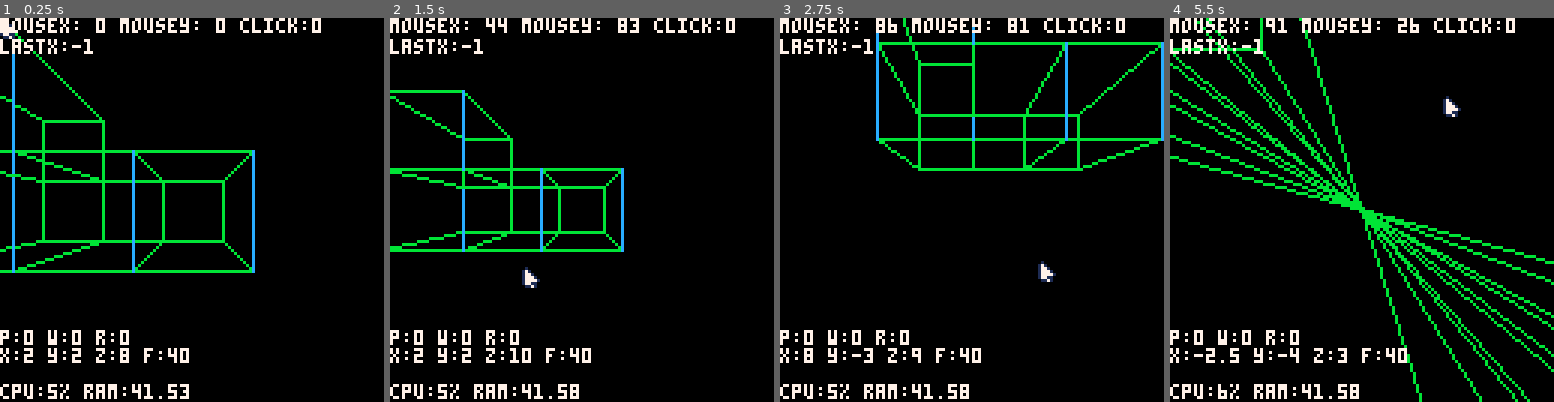
Above: before the commit, frames 1-4 (left to right).
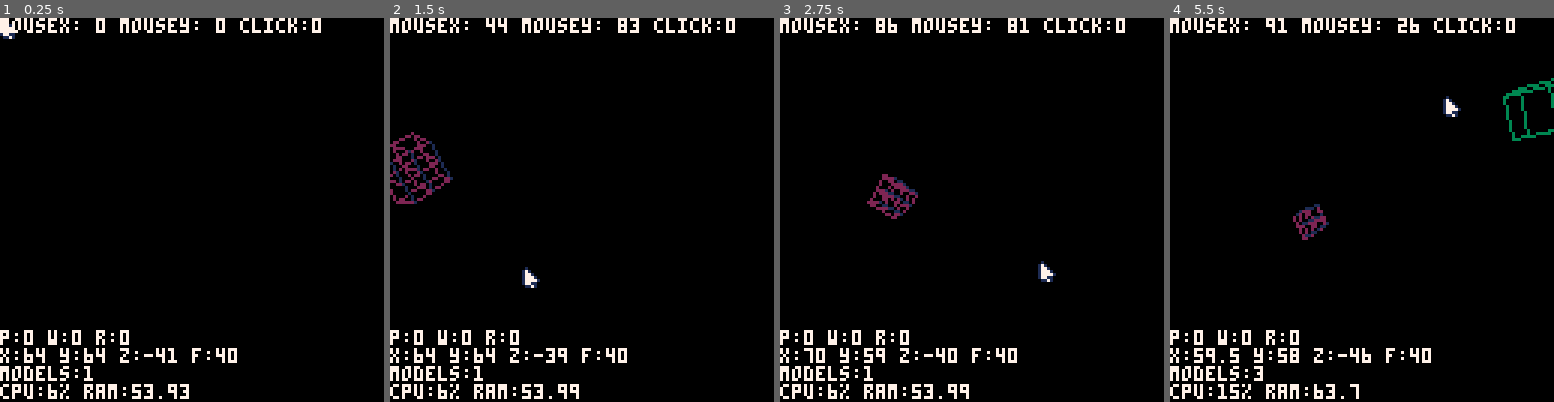
Above: after the commit, the same moments.

Repository: kepikoi/tetrominis
Game: PICO-8 cartridge space.p8
The game is run twice, just before and just after one commit, with the same random seed, the same clock (stepped at 60 frames per second) and the same inputs.
Inputs (mouse positions are in pixels of both pictures, inside the frame that each line leads up to):
- Up to frame 1 (0.25 s): no input
- Up to frame 2 (1.5 s): tap O (Z key) at 0.33, 0.7, 1.43 s; click (459, 121) at 0.67 s; tap X (X key) at 1.07 s; click (520, 267) at 1.22 s
- Up to frame 3 (2.75 s): click (975, 114) at 1.77 s; hold Left 1.97-2.37 s; tap X (X key) at 2.07, 2.4, 2.73 s; tap O (Z key) at 2.22 s; click (1037, 259) at 2.32 s; hold Down from 2.42 s (still down)
- Up to frame 4 (5.5 s): release Down at 2.82 s; click (1492, 106) at 2.87 s; hold Right 2.87-3.53 s; tap X (X key) every 0.33 s from 3.07 to 5.4 s; tap O (Z key) at 3.1, 3.98, 4.87 s; click (1254, 256) at 3.42 s; hold Up 3.58-4.08 s; click (1315, 102) at 3.97 s; hold Right 4.13-4.53 s; click (1381, 248) at 4.52 s; hold Down 4.58-5.08 s; click (1442, 94) at 5.07 s; hold Left from 5.13 s (still down)

The runs differ from the first frame. In frame 1, 6.2% of the frame differs, in the area x 0-67%, y 3-100%; in frame 2, 6.2%; in frame 3, 6.5%; in frame 4, 10%, in the area x 0-100%, y 0-100%.

Commit message:
Make models fall all over places

Diff:
--- a/space.p8
+++ b/space.p8
@@ -8,87 +8,161 @@
 --f={{1,5,96},{10,291,20,19},{100,300,60},{100,60,58},{100,86,300},{101,117,111,82},{102,101,82,299},{102,25,28},{102,2 …(5780 unchanged characters)…
 
 
+
 function _init()
 	conf = {
-		debug = true
+		debug = true,  --show stats
+		tetrominoside = 4 -- size of tetromino cube
 	}
 
 	poke(0x5f2d, 1) --mouse support
 
+
+	t = 0 --timer
+
+
 	camera = {
-		x = 2,
-		y = 2,
-		z = 8,
+		x = 64,
+		y = 64,
+		z = -41,
 		p = 0, --pitch - rotation around x axis
 		w = 0, --yaw - rotation around y axis
 		r = 0, --roll - rotation around z axis
 		f = 40 --focal length of camera
 	}
 
-	lastclickstats = {}
-
+	lastclickstats = {}  --temp store for last click
+
+	--each model must contain following methods: draw()
 	models = {};
 
-	add(models,makecube(0,0,0,4))
-	add(models,makecube(4,0,0,4))
-	add(models,makecube(8,0,0,4))
-	add(models,makecube(8,4,0,4))
-end
+
+end
+
+
+--3D Model
+Model = {
+	x = 0,
+	y = 0,
+	z = 0,
+	p = 0,
+	w = 0,
+	r = 0,
+	draw = function() end
+}
+Model.__index=Model
+
+--returns random tetromino
+function maketetromino()
+	local tetromino = {
+		cubes = {},
+		x = rnd(30)-15, --init x coord
+		y = rnd(30)-15, --init y coord
+		z = 0, --init z coord
+		p = 0, --pitch
+		w = 0, --yaw
+		r = 0, --roll
+		t = 0, --model timer
+		colors = {rnd(16)+1,rnd(16)+1},
+		speed = (rnd(2)-1)/200, --rotation & fall speed
+		death = 200, --when do models disappear
+		center = {x=0,y=0,z=0},
+		draw = function(self)
+			self.y += self.speed*2
+			self.p += self.speed
+			self.w += self.speed
+			for cube in all(self.cubes) do
+				cube:draw(self)
+			end
+		end,
+		update = function(self)
+			self.t += 1
+			if self.t > self.death then
+				del(models,self)
+			end
+		end
+	}
+
+	setmetatable(Model,tetromino)
+
+	local shapes = {
+		{{0,0,0,1},{1,0,0,1},{2,0,0,1},{2,1,0,1}}, --L
+		{{0,1,0,1},{0,0,0,1},{1,0,0,1},{2,0,0,1}}, --J
+		{{0,0,0,1},{1,0,0,1},{2,0,0,1},{1,1,0,1}}, --T
+		{{1,1,0,1},{1,0,0,1},{2,0,0,1},{2,1,0,1}}, --O
+		{{0,0,0,1},{1,0,0,1},{2,0,0,1},{3,0,0,1}}, --I
+		{{0,0,0,1},{1,0,0,1},{1,1,0,1},{2,1,0,1}}, --Z
+		{{0,1,0,1},{1,1,0,1},{1,0,0,1},{2,0,0,1}} --S
+	}
+
+	--decide on random shape
+	local s = shapes[flr(rnd(#shapes))+1]
+	local centercube = flr(rnd(4)+1);
+	tetromino.center.x = s[centercube][1]+conf.tetrominoside/2
+	tetromino.center.y = s[centercube][2]+conf.tetrominoside/2
+	tetromino.center.z = s[centercube][3]+conf.tetrominoside/2
+
+	--add shape cubes to model store
+	for i=1,#s do
+		local x = s[i][1]*conf.tetrominoside + tetromino.x
+		local y = s[i][2]*conf.tetrominoside + tetromino.y
+		local z = s[i][3]*conf.tetrominoside + tetromino.z
+		local cube = makecube(x,y,z,conf.tetrominoside)
+		add(tetromino.cubes, cube)
+	end
+
+	return tetromino
+end
+
 
 function makecube(x,y,z,side)
-	local _v = {}
-	local _f={{1,2,4,3},{5,6,8,7},{1,5,7,3},{2,6,8,4}}
-
 	local model = {
-		v=_v,
-		f=_f,
-		draw = function(self)
-
-			local f = self.f
-			local v = self.v
-
-			for _f in all(f) do --get all faces
-
-				local points = {}
-
+		v = {},
+		f = {{1,2,4,3},{5,6,8,7},{1,5,7,3},{2,6,8,4}},
+		draw = function(self,parent)
+			for _f in all(self.f) do --get all faces
 				local points = {}
 				for i in all(_f) do  --get face vertex index
-
-					add(points,get2d(v[i][1],v[i][2],v[i][3]))
-
+					local vertexx = self.v[i][1]+parent.x
+					local vertexy = self.v[i][2]+parent.y
+					local vertexz = self.v[i][3]+parent.z
+					add(points,get2d(vertexx,vertexy,vertexz,parent))
 				end
 				for i = 1, #points do
 					if(i < #points) then
-						line(points[i].x,points[i].y,points[i+1].x,points[i+1].y,11)
+						line(points[i].x,points[i].y,points[i+1].x,points[i+1].y,parent.colors[1])
 					else
-						line(points[i].x,points[i].y,points[1].x,points[1].y,12)
+						line(points[i].x,points[i].y,points[1].x,points[1].y,parent.colors[2])
 					end
 				end
 			end
+
 		end
 	}
+
+	--create vertex map for a cube
 	for i = 0, 8 do
 		local _x = i%2>0 and x or x+side
 		local _y = i%4>1 and y or y+side
 		local _z = i%8>3 and z or z+side
-		add(_v,{_x,_y,_z})
-	end
-
+		add(model.v,{_x,_y,_z})
+	end
 
 	return model
 end
 
-function get2d(x,y,z)
-
-	local _dx = x-camera.x
-	local _dy = y-camera.y
-	local _dz = z-camera.z
-
-	local _rx = cos(camera.p)*_dx - sin(camera.p) * _dy
-	local _ry = sin(camera.p)*_dx + cos(camera.p) * _dy
-
-	local _x=  64 + _rx / _dz * camera.f
-	local _y =  64 + _ry / _dz * camera.f
+function get2d(x,y,z,parent)
+
+	local _dx = x-parent.x-parent.center.x
+	local _dy = y-parent.y-parent.center.y
+	local _dz = z-camera.z-parent.center.z
+
+	local _rx = cos(parent.p) * _dx - sin(parent.p) * _dy
+	local _ry = sin(parent.p) * _dx + cos(parent.p) * _dy
+	local _rz = sin(parent.w)* _dz
+
+	local _x =  camera.x + (_rx + parent.x )/ _rz * camera.f
+	local _y =  camera.y + ( _ry +parent.y) / _rz * camera.f
 
 	return {
 		x =	_x,
@@ -98,6 +172,17 @@
 
 function _update()
 	listencontrols()
+
+	if t%(flr(rnd(40)+30)) == 0 then
+		add(models,maketetromino())
+	end
+
+	t += 1
+
+	for model in all(models) do
+		model:update()
+	end
+
 end
 
 function drawmouse()
@@ -113,19 +198,59 @@
 
 	drawmouse()
 
+	if conf.debug then
+		drawdebug()
+	end
+
+end
+
+--floor to set amount of deimals
+--@param {Float value - number to apply floor to
+--@param {Integer} d - amount of decimals to round the value to
+function flrd(value,d)
+ return flr(value*(10^d))/(10^d)
+end
+
+function pointinsidearea(px,py,points)
+	local pointarea = 0;
+
+	for i = 1, #points do
+		if(i < #points) then
+			local point = {points[i],points[i+1],{x=px,y=py}}
+			pointarea += polygonarea(point)
+		else
+			local point = {points[i],points[1],{x=px,y=py}}
+			pointarea += polygonarea(point)
+		end
+	end
+
+	return pointarea <= polygonarea(points)
+end
+
+--calculate area of polygon
+--@param {Table} points - e.g. {{x,y,z,{x,y,z}}
+function polygonarea(points)
+	local area = 0
+
+	for i=1, #points do
+		if(i < #points) then
+			area += (points[i].x*points[i+1].y - points[i+1].x*points[1].y)
+		else
+			area += (points[i].x*points[1].y - points[1].x*points[i].y)
+		end
+	end
+
+	return 0.5*area
+end
+
+function drawdebug ()
 	print('mousex: '..stat(32)..' mousey: '..stat(33)..' click:'..stat(34),0,0,7)
-	print('lastx:'..lastclickstats.x,0,7,7)
+	--print('lastx:'..lastclickstats.x,0,7,7)
 	print('p:'..camera.p..' w:'..camera.w..' r:'..flrd(camera.r,2),0,104,7)
 	print('x:'..flrd(camera.x,2)..' y:'..flrd(camera.y,2)..' z:'..flrd(camera.z,2)..' f:'..camera.f,0,110,7)
-	--print('vertices:'..#v..' faces:'..#f,0,116,7)
+	print('models:'..#models,0,116,7)
 	print('cpu:'..flrd(100*stat(1),0)..'% ram:'..flrd(stat(0),2),0,122,7)
 end
-
-function flrd(value,d)
- return flr(value*(10^d))/(10^d)
-end
-
-
 
 function listencontrols()
 	if btn(0) then camera.x += 0.5 end
